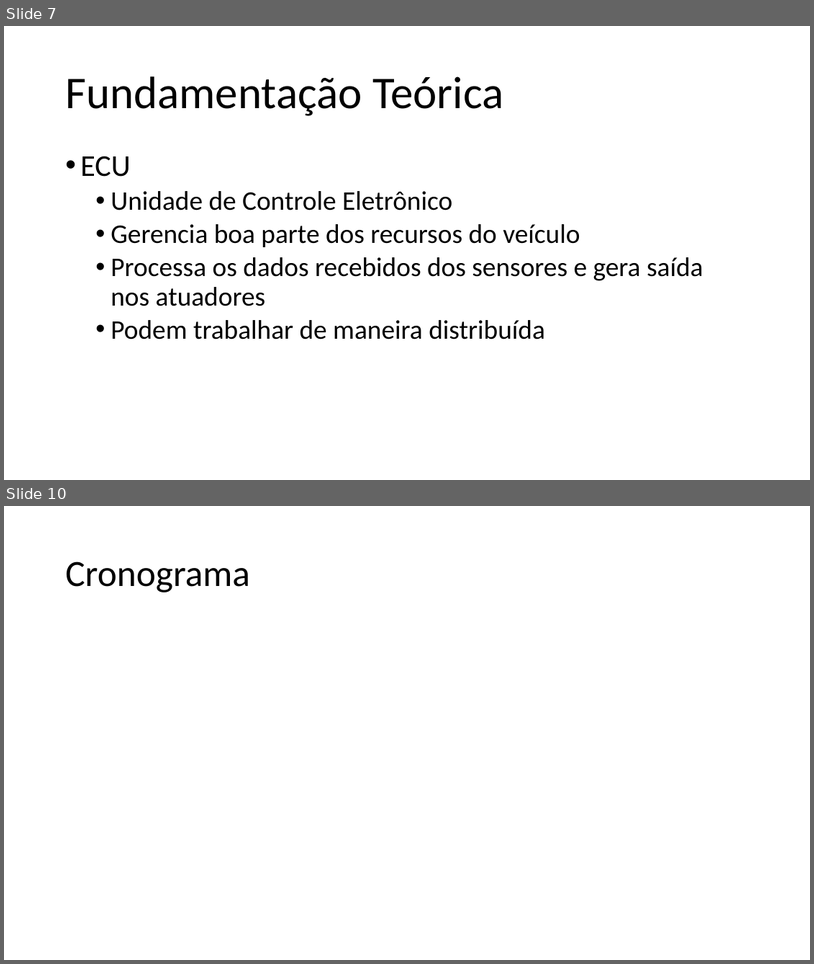
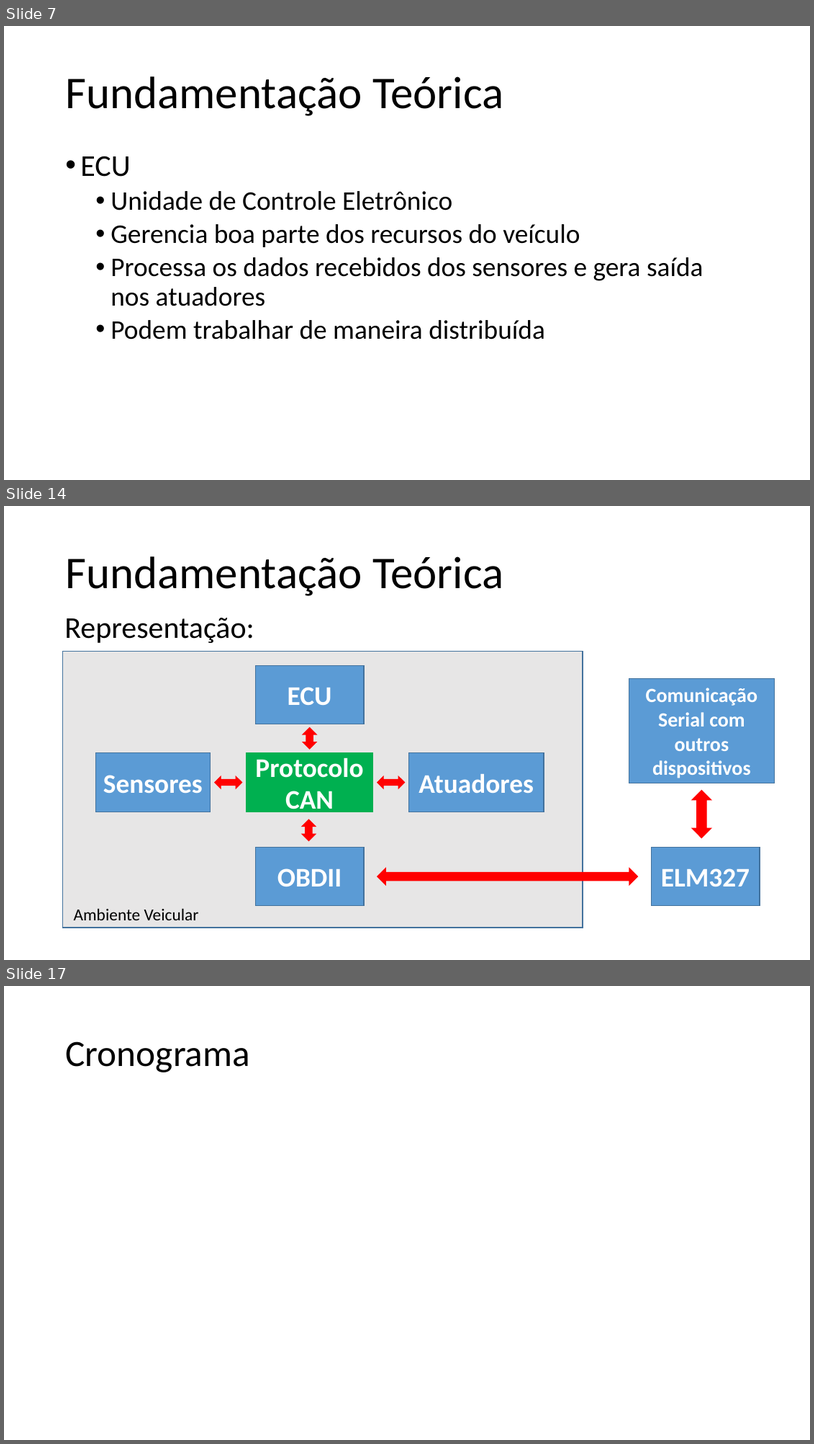
Before and after one commit to ruanlas/TADS2015, a slide deck: TCC-documentos/Apresentacao/TCC_v2.pptx. Shown one above the other, each under a label of ours: slides 7 and 10 before the commit, slides 7, 14 and 17 after it; the slides between them are not shown. The pictures are 814x964 and 814x1444 pixels, drawn with LibreOffice and Linux fonts; fonts in the diff are those of the drawing. Boxes give left, top, right and bottom in pixels: in the first picture for what was removed or moved away, otherwise in the second. Text is boxed around its words. In the diff, an @@ line names an element or a change of style, - is before the commit and + after.

```diff
--- a/TCC-documentos/Apresentacao/TCC_v2.pptx
+++ b/TCC-documentos/Apresentacao/TCC_v2.pptx
@@ slide 14 added at <box>4,506,810,960</box>, background #FFFFFF @@
@@ title added at <box>65,556,504,596</box>, 54 pt, text #000000 @@
+Fundamentação Teórica
@@ text added at <box>64,618,255,643</box>, 36 pt, text #000000 @@
+Representação:
@@ rectangle added at <box>63,651,583,927</box>, fill #E7E6E6, outline #43739E 1 pt @@
@@ rectangle added at <box>256,665,364,723</box>, fill #5B9BD5, outline #43739E 1 pt, 32 pt, text #FFFFFF, bold @@
+ECU
@@ rectangle added at <box>630,678,775,782</box>, fill #5B9BD5, outline #43739E 1 pt, 24 pt, text #FFFFFF, bold @@
+Comunicação Serial com outros dispositivos
@@ up down arrow added at <box>303,728,316,749</box>, fill #FF0000, outline #FF0000 1 pt @@
@@ rectangle added at <box>96,753,211,811</box>, fill #5B9BD5, outline #43739E 1 pt, 32 pt, text #FFFFFF, bold @@
+Sensores
@@ rectangle added at <box>247,753,373,811</box>, fill #00B050, outline #00B050 1 pt, 32 pt, text #FFFFFF, bold @@
+Protocolo CAN
@@ rectangle added at <box>409,753,544,811</box>, fill #5B9BD5, outline #43739E 1 pt, 32 pt, text #FFFFFF, bold @@
+Atuadores
@@ left right arrow added at <box>215,777,242,788</box>, fill #FF0000, outline #FF0000 1 pt @@
@@ left right arrow added at <box>378,777,405,788</box>, fill #FF0000, outline #FF0000 1 pt @@
@@ up down arrow added at <box>692,790,712,838</box>, fill #FF0000, outline #FF0000 1 pt @@
@@ up down arrow added at <box>302,819,316,841</box>, fill #FF0000, outline #FF0000 1 pt @@
@@ rectangle added at <box>256,847,364,906</box>, fill #5B9BD5, outline #43739E 1 pt, 32 pt, text #FFFFFF, bold @@
+OBDII
@@ rectangle added at <box>652,847,760,906</box>, fill #5B9BD5, outline #43739E 1 pt, 32 pt, text #FFFFFF, bold @@
+ELM327
@@ left right arrow added at <box>378,867,638,884</box>, fill #FF0000, outline #FF0000 1 pt @@
@@ text added at <box>74,908,199,920</box>, 20 pt, text #000000 @@
+Ambiente Veicular
@@ what was slide 10 is now slide 17 @@
```
Also in this commit, not shown: 3 slides changed, 6 other slides added, 2 other files.
